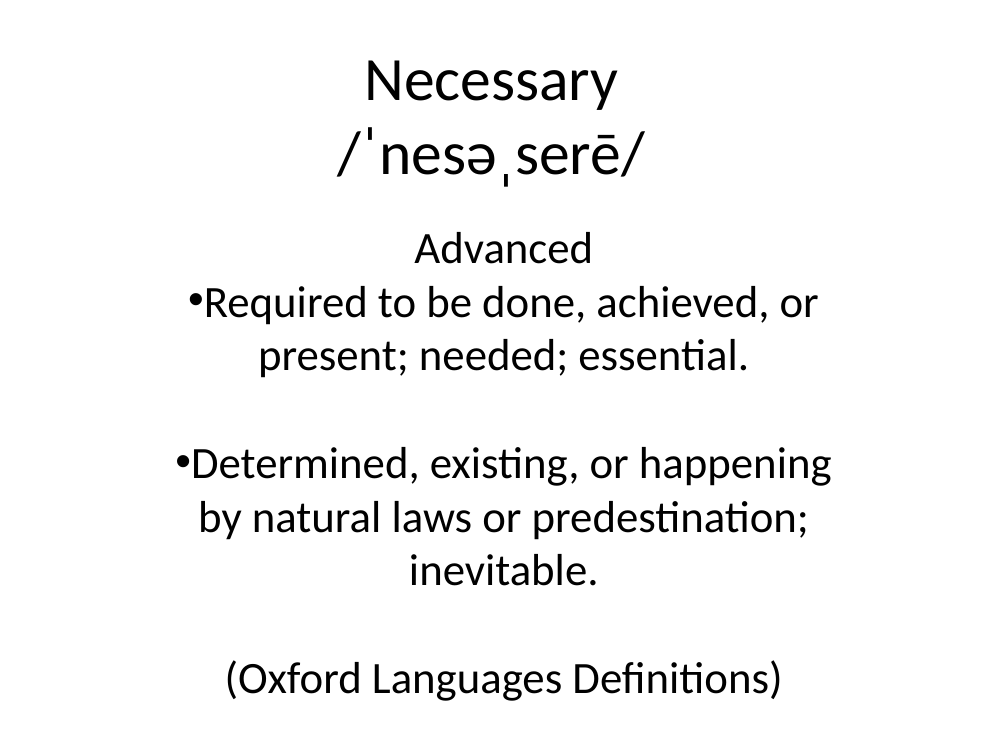
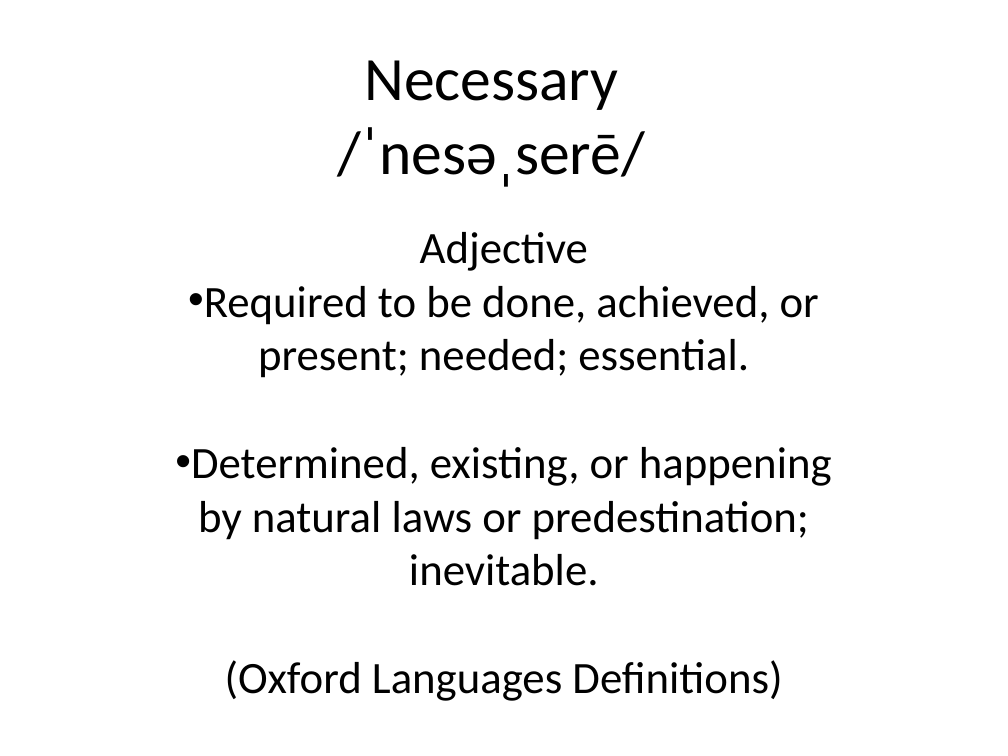
Before and after one commit to YusefQuinlan/BusinessEnglish, a slide deck: slide 5 of BusinessAdjectives4.pptx. Drawn at 1008x756 pixels with LibreOffice and Linux fonts; fonts in the diff are those of the drawing. Boxes give left, top, right and bottom in pixels: in the first picture for what was removed or moved away, otherwise in the second. Text is boxed around its words. In the diff, an @@ line names an element or a change of style, - is before the commit and + after.

```diff
--- a/BusinessAdjectives4.pptx
+++ b/BusinessAdjectives4.pptx
@@ subtitle at box(420, 232, 588, 271): text changed @@
-Advanced
+Adjective
```
Also in this commit, not shown: 3 other slides changed, 2 other files.
